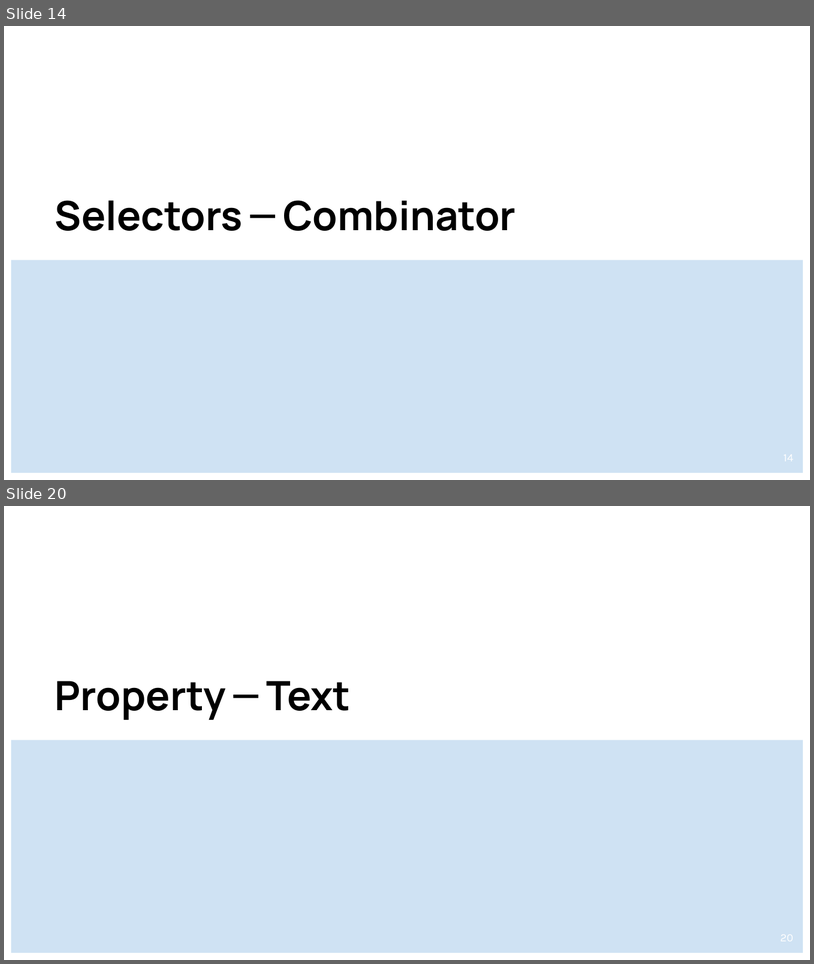
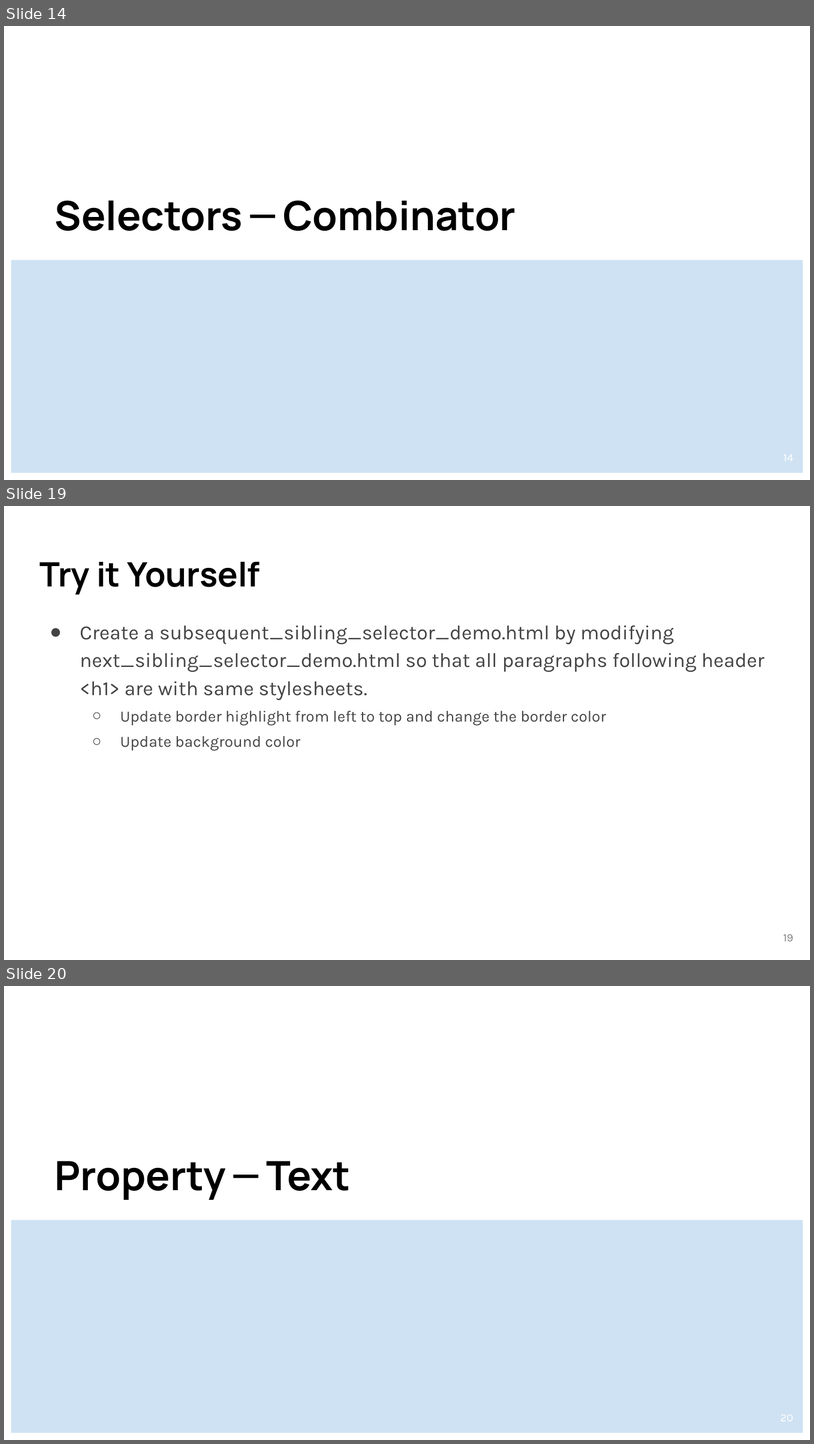
Before and after one commit to lancwyy/WebDev, a slide deck: Lecture_Materials/03-CSS.pptx. Shown one above the other, each under a label of ours: slides 14 and 20 before the commit, slides 14, 19 and 20 after it; the slides between them are not shown. The pictures are 814x964 and 814x1444 pixels, drawn with LibreOffice and Linux fonts; fonts in the diff are those of the drawing. Boxes give left, top, right and bottom in pixels: in the first picture for what was removed or moved away, otherwise in the second. Text is boxed around its words. In the diff, an @@ line names an element or a change of style, - is before the commit and + after.

```diff
--- a/Lecture_Materials/03-CSS.pptx
+++ b/Lecture_Materials/03-CSS.pptx
@@ slide 19 added at [4,506,810,960], background #FFFFFF @@
@@ title added at [39,562,260,595], 30 pt, text #000000, bold @@
+Try it Yourself
@@ text added at [80,625,765,751], 18 pt, text #434343 @@
+● Create a subsequent_sibling_selector_demo.html by modifying next_sibling_selector_demo.html so that all paragraphs following header <h1> are with same stylesheets.
+  ○ Update border highlight from left to top and change the border color
+  ○ Update background color
@@ page number added at [783,934,794,941], 10 pt, text #7F7F7F @@
+19
```
Also in this commit, not shown: 25 slides changed, 3 slides removed, 14 other files.
